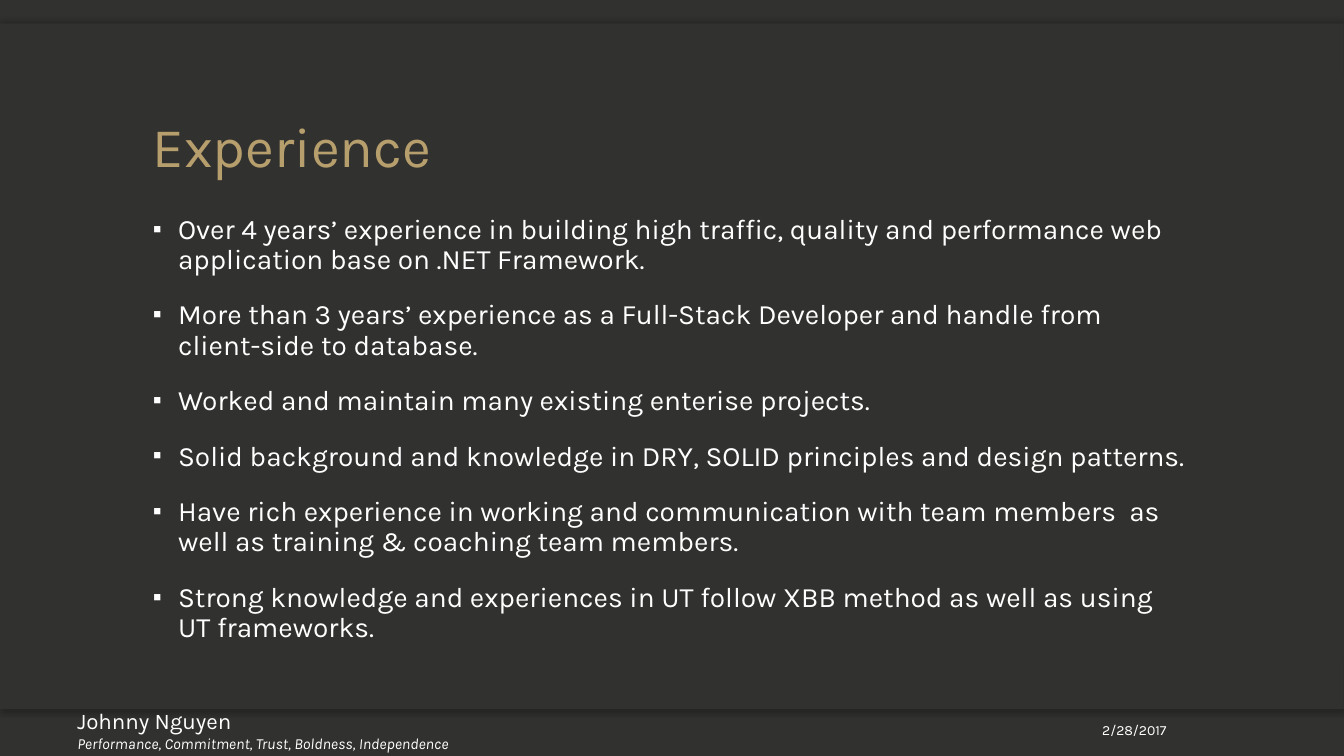
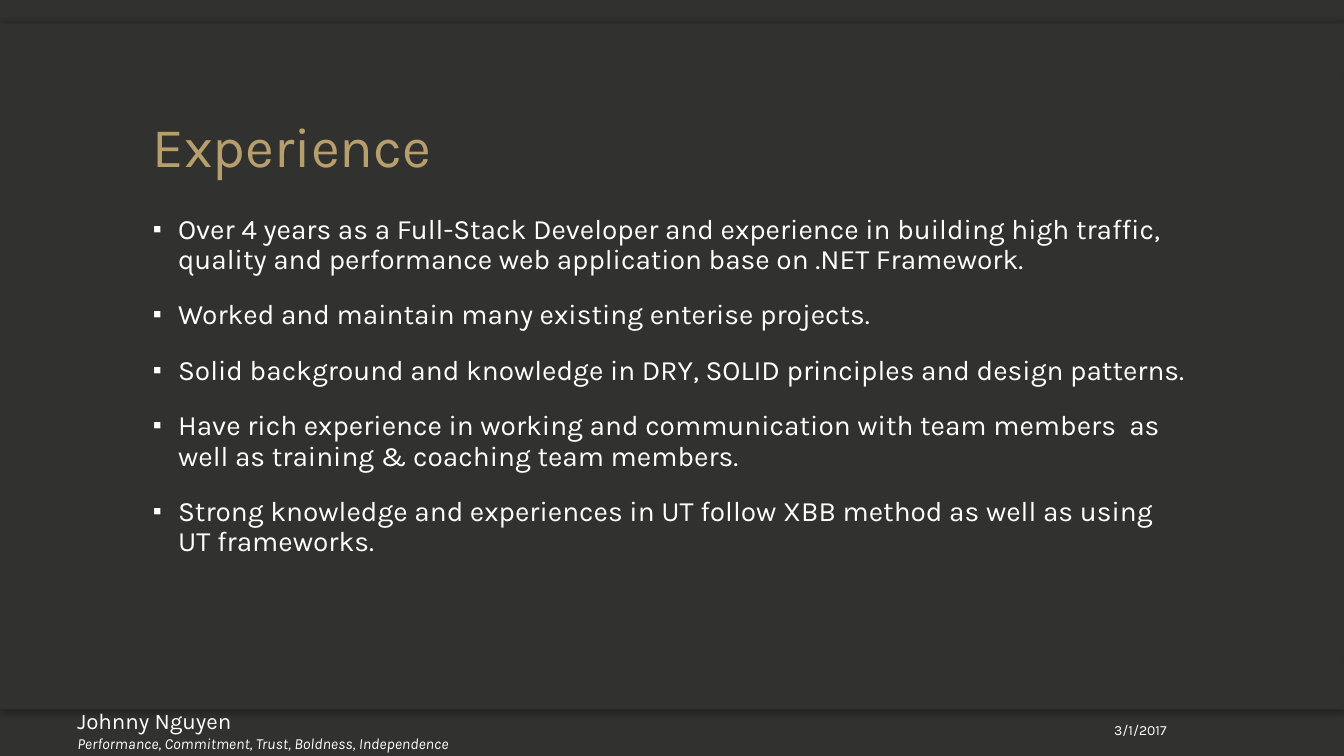
Before and after one commit to johnnynguyen2104/Algorithm_MindMap, a slide deck: slide 2 of Why Hire Me.pptx. Drawn at 1344x756 pixels with LibreOffice and Linux fonts; fonts in the diff are those of the drawing; background and template pictures are left out. Boxes give left, top, right and bottom in pixels: in the first picture for what was removed or moved away, otherwise in the second. Text is boxed around its words. In the diff, an @@ line names an element or a change of style, - is before the commit and + after.

Commit message:
update slide

```diff
--- a/Why Hire Me.pptx
+++ b/Why Hire Me.pptx
@@ text at (178, 219, 1160, 276): text changed @@
-▪ Over 4 years’ experience in building high traffic, quality and performance web application base on .NET Framework.
-▪ More than 3 years’ experience as a Full-Stack Developer and handle from client-side to database.
+▪ Over 4 years as a Full-Stack Developer and experience in building high traffic, quality and performance web application base on .NET Framework.
@@ text at (1114, 725, 1166, 736): text changed @@
-2/28/2017
+3/1/2017
```
Also in this commit, not shown: 3 other slides changed, 3 slides added.
